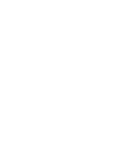
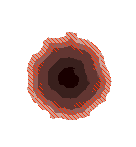
Layer changes from the first (136, 147) image to the second:
"Calque 3": opacity 50% → 100%, painted on it over <box>27,32,111,120</box>
added layer "Layer 7 copy 2" above "Layer 7 copy" over <box>27,32,112,120</box>
